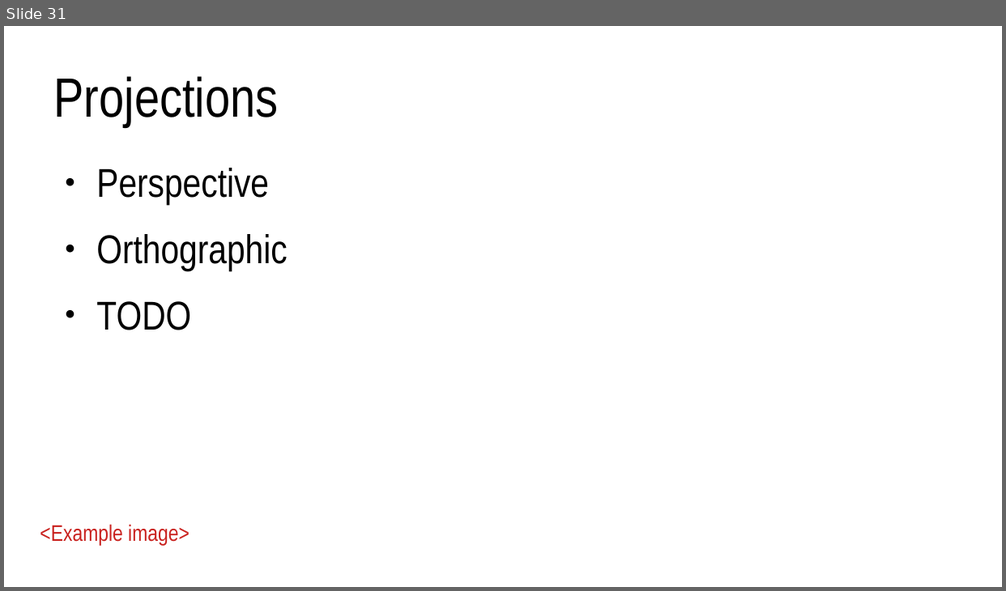
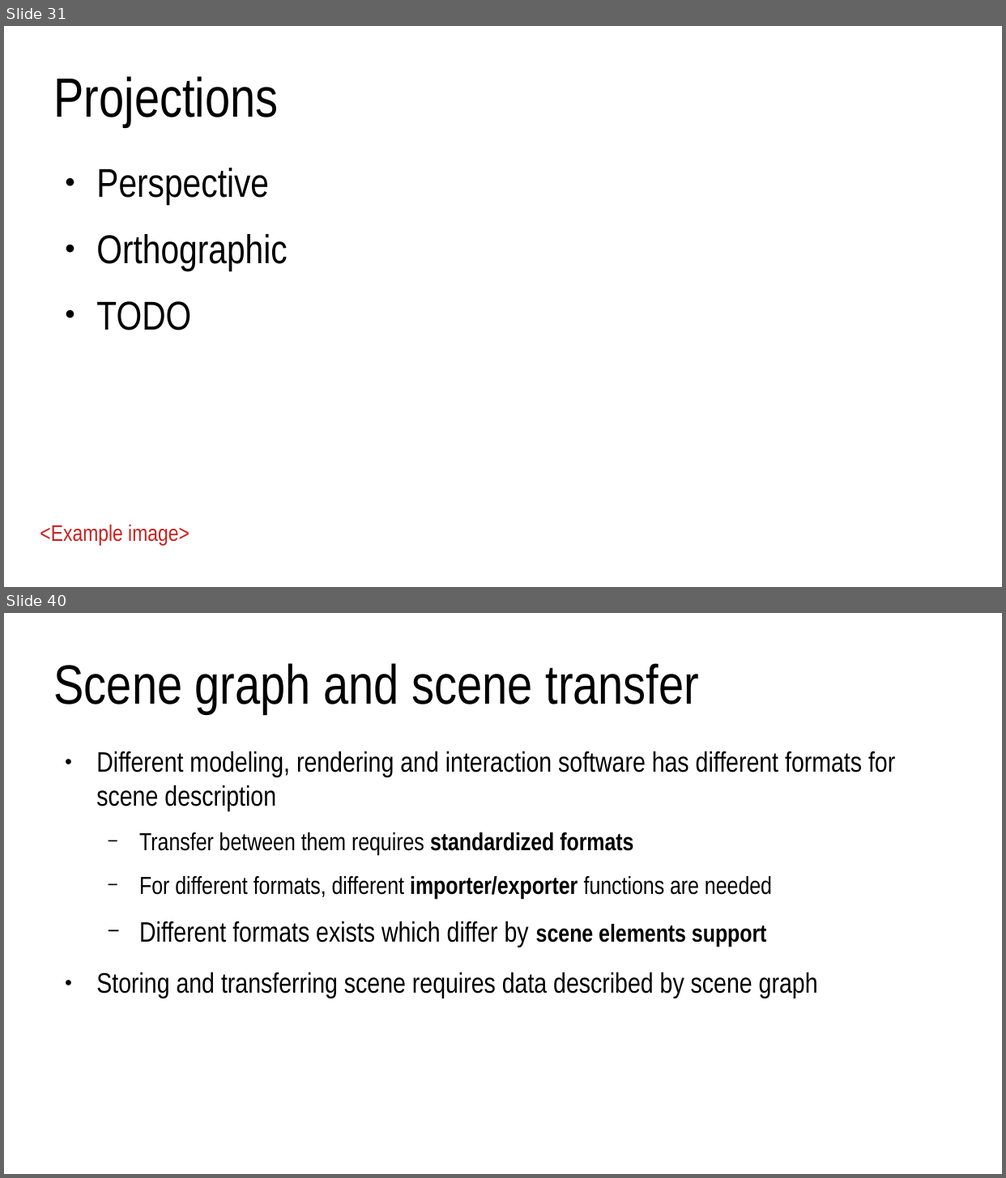
Before and after one commit to lorentzo/IntroductionToComputerGraphics, a slide deck: lectures/3_foundations_3d_scene/3_5_transformations.odp. Shown one above the other, each under a label of ours: slide 31 before the commit, slides 31 and 40 after it; the slides between them are not shown. The pictures are 1006x591 and 1006x1178 pixels, drawn with LibreOffice and Linux fonts; fonts in the diff are those of the drawing. Boxes give left, top, right and bottom in pixels: in the first picture for what was removed or moved away, otherwise in the second. Text is boxed around its words. In the diff, an @@ line names an element or a change of style, - is before the commit and + after.

```diff
--- a/lectures/3_foundations_3d_scene/3_5_transformations.odp
+++ b/lectures/3_foundations_3d_scene/3_5_transformations.odp
@@ slide 40 added at (4, 613, 1002, 1174), background #FFFFFF @@
@@ title added at (54, 663, 700, 714), 44 pt, text #000000 @@
+Scene graph and scene transfer
@@ text added at (96, 751, 895, 999), 22.4 pt, text #000000 @@
+● Different modeling, rendering and interaction software has different formats for scene description
+  − Transfer between them requires standardized formats
+  − For different formats, different importer/exporter functions are needed
+  − Different formats exists which differ by scene elements support
+● Storing and transferring scene requires data described by scene graph
```
Also in this commit, not shown: 1 slide changed, 12 other slides added, 4 other files.
